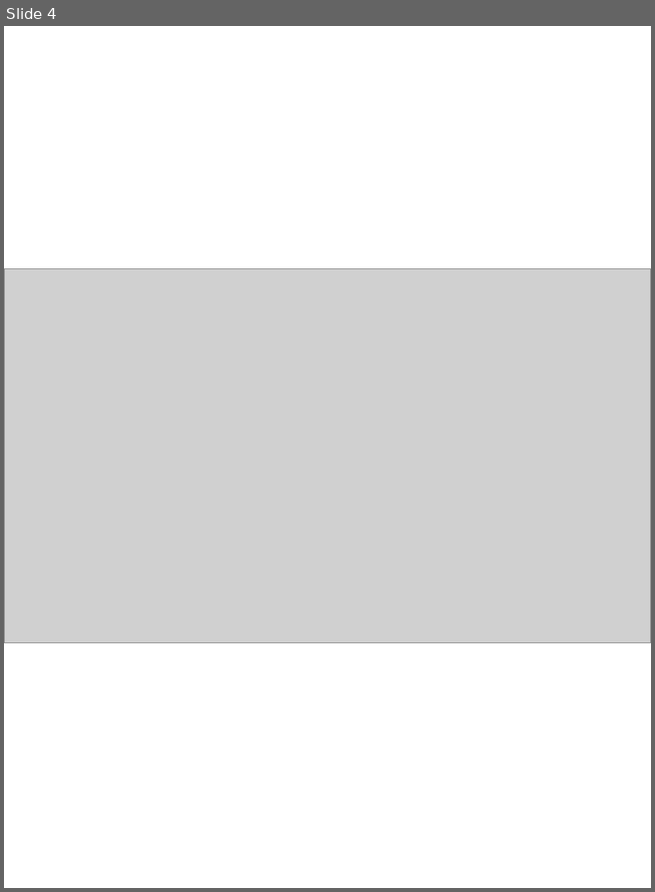
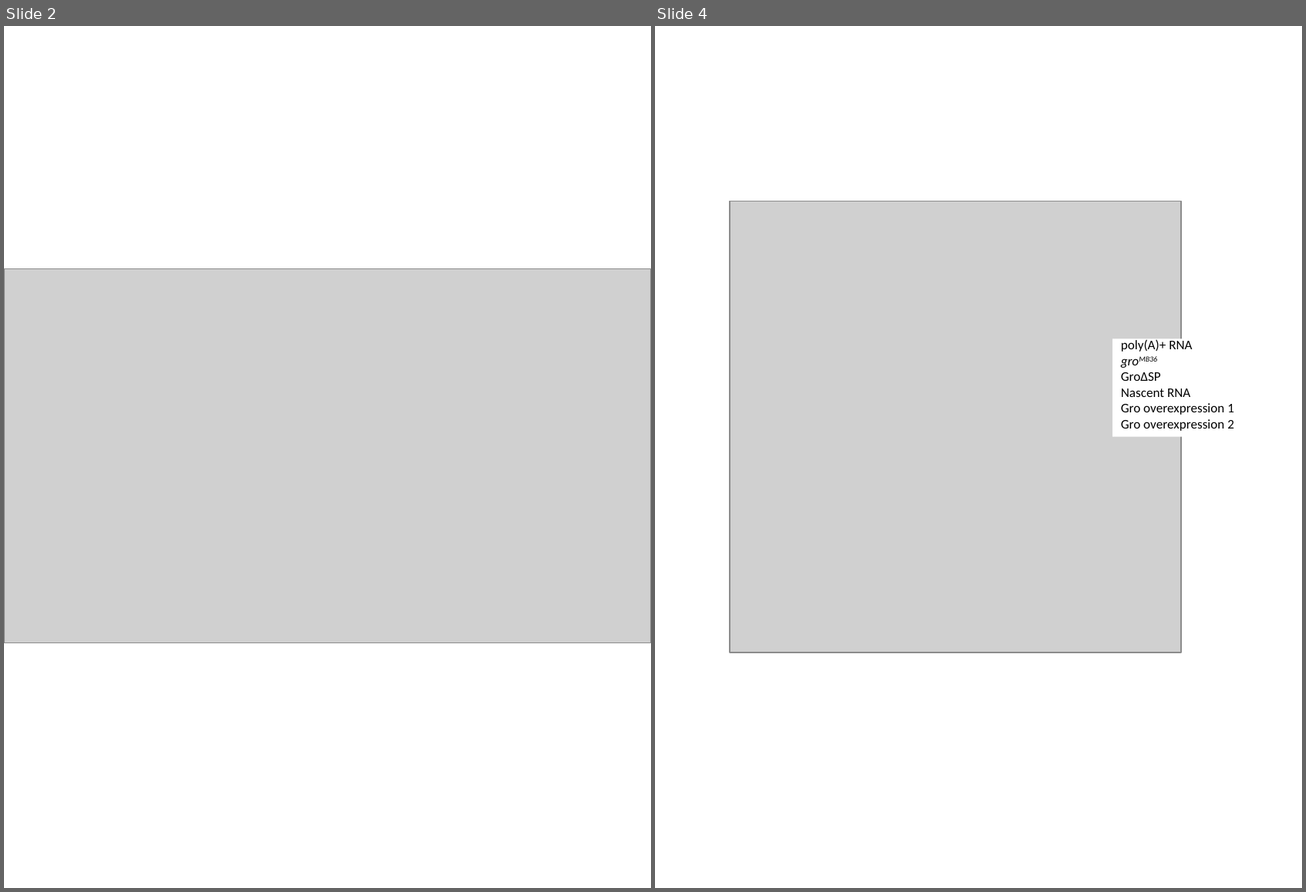
Before and after one commit to mdchambers/dissertation, a slide deck: ch3_nascent.figures/ch3_nascent.figures.pptx. Shown side by side, each under a label of ours: slide 4 before the commit, slides 2 and 4 after it; the slides between them are not shown. The pictures are 655x892 and 1306x892 pixels, drawn with LibreOffice and Linux fonts; fonts in the diff are those of the drawing; grey boxes stand for pictures. Boxes give left, top, right and bottom in pixels: in the first picture for what was removed or moved away, otherwise in the second. Text is boxed around its words. In the diff, an @@ line names an element or a change of style, - is before the commit and + after.

```diff
--- a/ch3_nascent.figures/ch3_nascent.figures.pptx
+++ b/ch3_nascent.figures/ch3_nascent.figures.pptx
@@ slide 4 added at <box>655,26,1302,888</box>, background #FFFFFF @@
@@ picture added at <box>730,201,1181,652</box> @@
@@ rectangle added at <box>1112,339,1191,437</box>, fill #FFFFFF @@
@@ text added at <box>1121,339,1234,431</box>, 11 pt, text #000000 @@
+poly(A)+ RNA
+groMB36
+GroΔSP
+Nascent RNA
+Gro overexpression 1
+Gro overexpression 2
@@ what was slide 4 is now slide 2 @@
```
Also in this commit, not shown: 1 slide changed, 2 other slides added, 2 slides removed, 3 other files.
